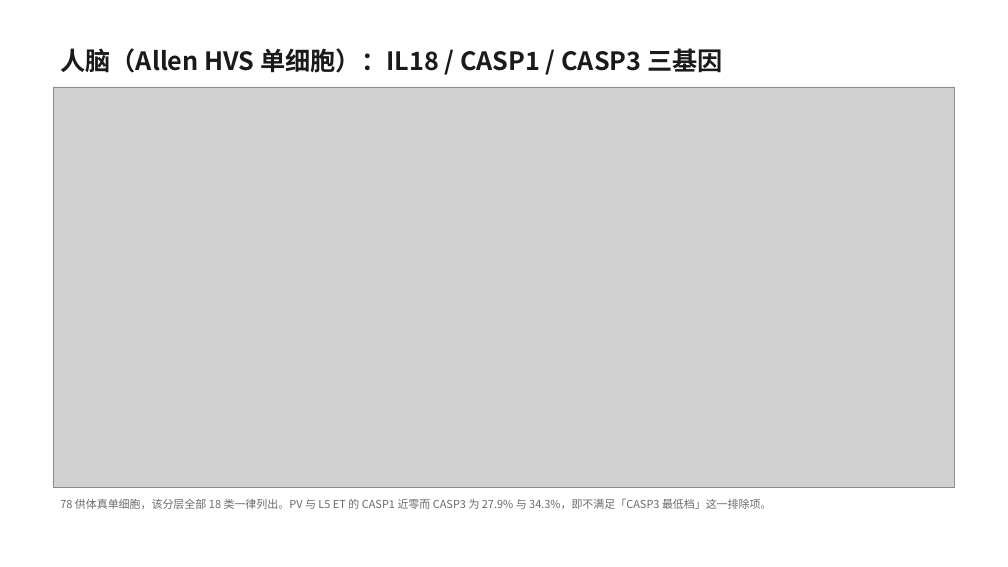
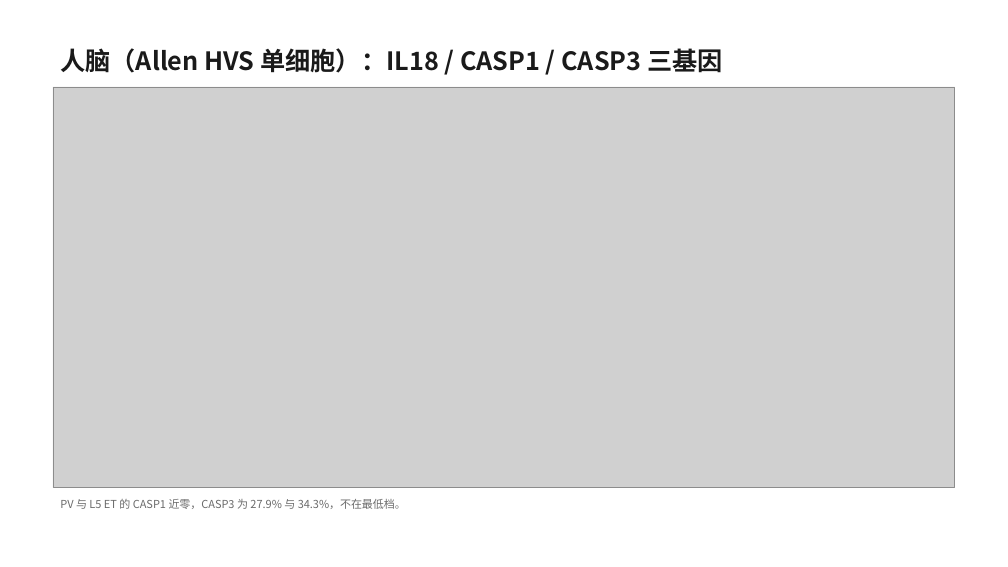
Before and after one commit to 7c96bzczcj-prog/aaa, a slide deck: slide 7 of il18_casp5organ/IL18_CASP_五器官筛选.pptx. Drawn at 1008x567 pixels with LibreOffice and Linux fonts; fonts in the diff are those of the drawing; grey boxes stand for pictures. Boxes give left, top, right and bottom in pixels: in the first picture for what was removed or moved away, otherwise in the second. Text is boxed around its words. In the diff, an @@ line names an element or a change of style, - is before the commit and + after.

```diff
--- a/il18_casp5organ/IL18_CASP_五器官筛选.pptx
+++ b/il18_casp5organ/IL18_CASP_五器官筛选.pptx
@@ text at box(60, 499, 406, 509): text changed @@
-78 供体真单细胞，该分层全部 18 类一律列出。PV 与 L5 ET 的 CASP1 近零而 CASP3 为 27.9% 与 34.3%，即不满足「CASP3 最低档」这一排除项。
+PV 与 L5 ET 的 CASP1 近零，CASP3 为 27.9% 与 34.3%，不在最低档。
```
Also in this commit, not shown: 11 other slides changed, 1 slide added, 2 slides removed, 13 other files.
